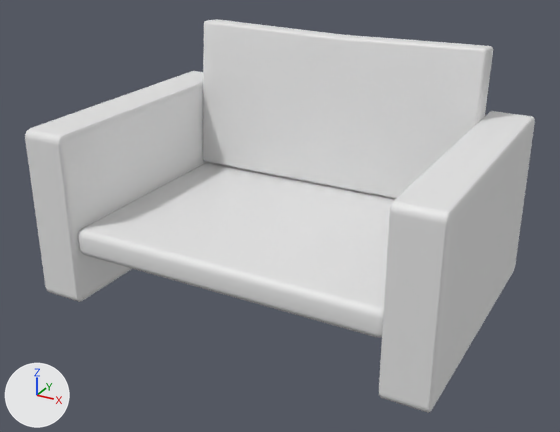
Before and after pictures for a commit that changed the FBX model BPC/FBX/Family Room/EN_Comfy_Chair.fbx.
Before and after are seen from a 50 mm camera at (1.117, -2.177, 1.199) aimed at (0.014, -0.171, 0.195). Every picture has the same lights, and +X, +Y and +Z are marked at lower left. Materials are left out; every surface is plain grey. Where no turn or scale is listed for an object, it has been applied to the vertices. Vertices at the same position are counted once.

In view in the first picture: 'Comfy_Chair'.
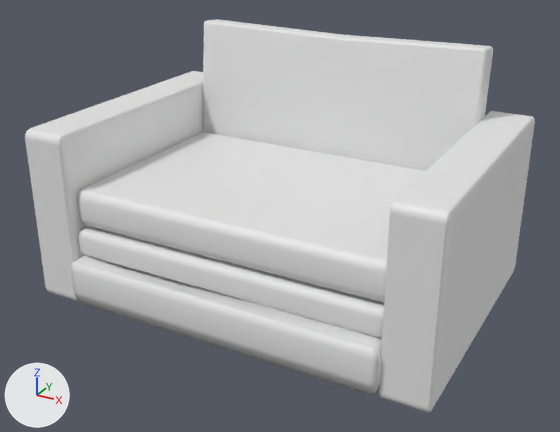
The newer file is also rescaled (x1.358), turned or shifted as a whole; pictures and numbers use the older file's frame.

Patch to the scene script:
```diff
--- a/BPC/FBX/Family Room/EN_Comfy_Chair.fbx.py
+++ b/BPC/FBX/Family Room/EN_Comfy_Chair.fbx.py
@@ me_mesh @@
 me_mesh.from_pydata(...)  # 356 vertices, 356 faces; spans x -0.67..0.666, y -0.728..0.19, z -0.269..0.526
 # used by ob_comfy_chair; location = (0.007, 0.162, 0.189)
+# me_mesh part 1: the loose piece of 82 vertices spanning x -0.523..0.523, y -0.709..0.099, z -0.101..-0.008 is copied, and the copy is scaled about its middle by (1, 0.0824, 1.64), then moved by (0.0, -0.405, -0.119); it spans x -0.523..0.523, y -0.744..-0.677, z -0.25..-0.096
+# me_mesh part 2: the loose piece of 82 vertices spanning x -0.523..0.523, y -0.709..0.099, z -0.101..-0.008 is copied, and the copy is scaled about its middle by (1, 0.864, 1.37), then moved by (0.0, -0.039, 0.114); it spans x -0.523..0.523, y -0.693..0.005, z -0.005..0.123
```

Where the change shows, as pixel boxes [x1, y1, x2, y2] in the pictures (560 x 432 px):
part 1 of me_mesh, added: after [71, 255, 382, 395]
part 2 of me_mesh, added: after [77, 132, 425, 303]
